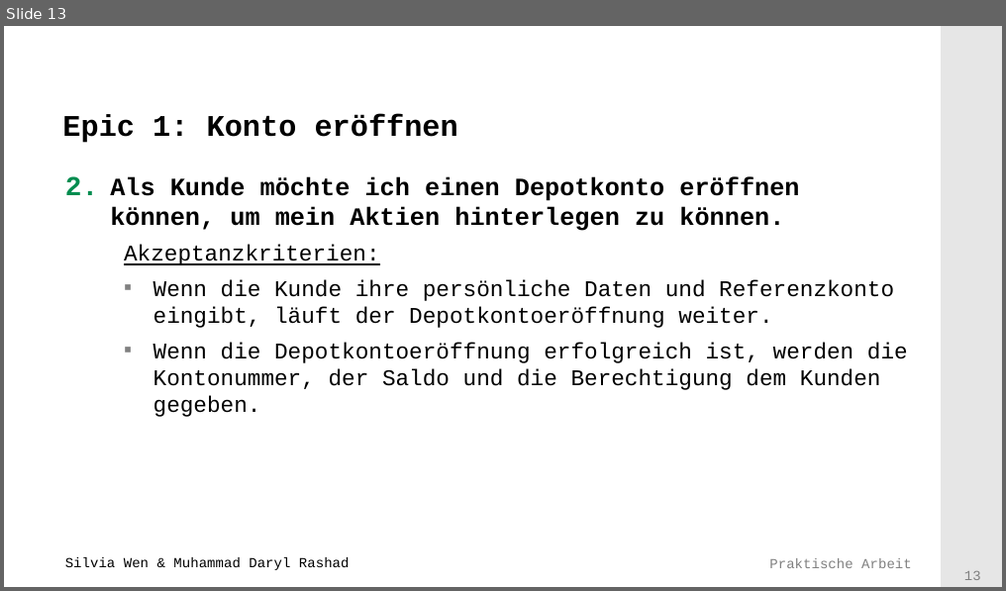
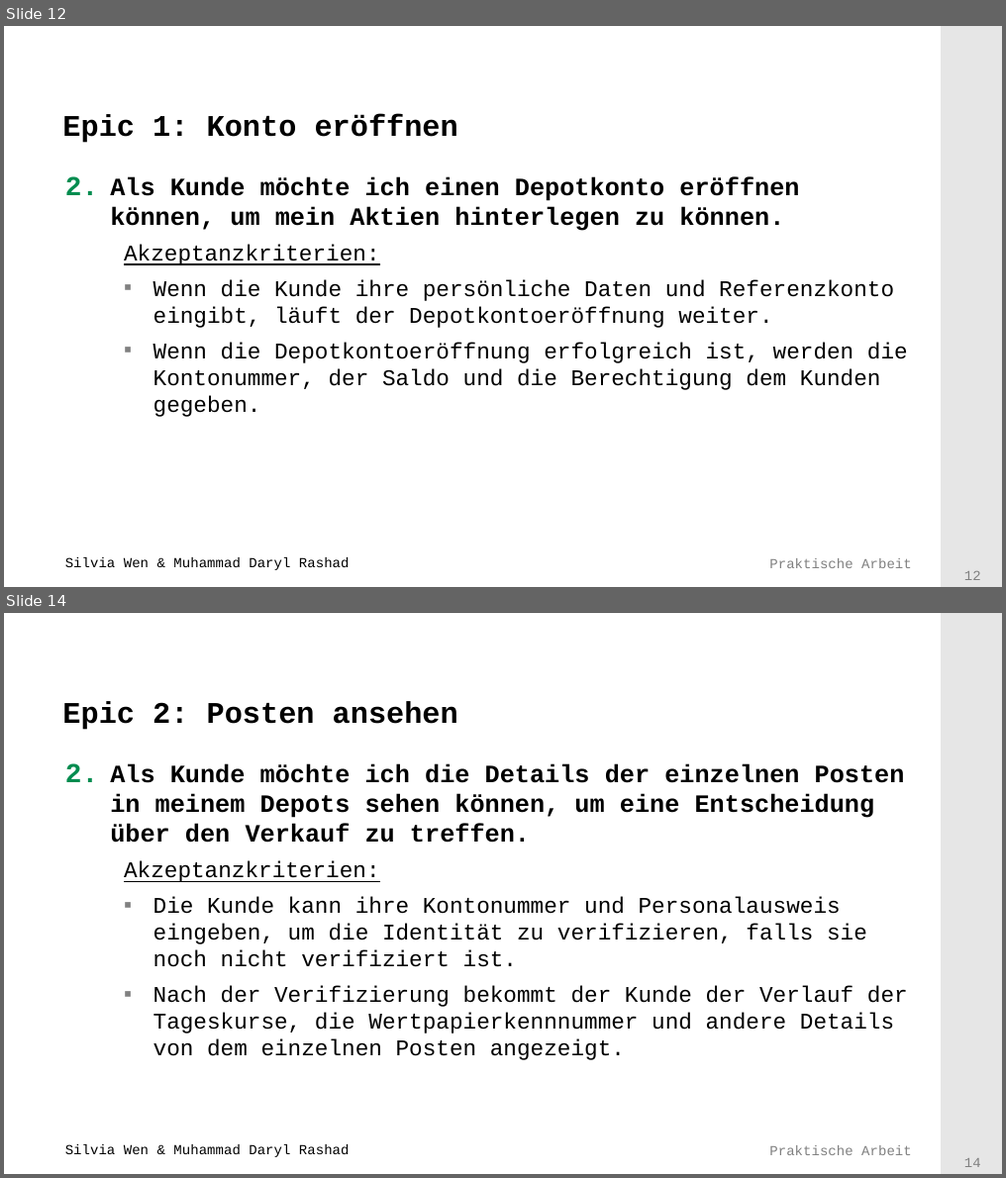
Before and after one commit to Mufasaxi/SimpleBank, a slide deck: Vorlage_Praesentation_2022_Subgroup_2_4_OOA.pptx. Shown one above the other, each under a label of ours: slide 13 before the commit, slides 12 and 14 after it; the slides between them are not shown. The pictures are 1006x591 and 1006x1178 pixels, drawn with LibreOffice and Linux fonts; fonts in the diff are those of the drawing; background and template pictures are left out. Boxes give left, top, right and bottom in pixels: in the first picture for what was removed or moved away, otherwise in the second. Text is boxed around its words. In the diff, an @@ line names an element or a change of style, - is before the commit and + after.

Commit message:
epic and user stories done

```diff
--- a/Vorlage_Praesentation_2022_Subgroup_2_4_OOA.pptx
+++ b/Vorlage_Praesentation_2022_Subgroup_2_4_OOA.pptx
@@ slide 14 added at [4,613,1002,1174], background #FFFFFF; not listed: 4 template elements that a slide beside it also shows @@
@@ title added at [62,701,458,730], 24 pt, text #000000, bold @@
+Epic 2: Posten ansehen
@@ text added at [110,763,908,1060], 18 pt, text #000000 @@
+2. Als Kunde möchte ich die Details der einzelnen Posten in meinem Depots sehen können, um eine Entscheidung über den Verkauf zu treffen.
+    Akzeptanzkriterien:
+    ▪ Die Kunde kann ihre Kontonummer und Personalausweis eingeben, um die Identität zu verifizieren, falls sie noch nicht verifiziert ist.
+    ▪ Nach der Verifizierung bekommt der Kunde der Verlauf der Tageskurse, die Wertpapierkennnummer und andere Details von dem einzelnen Posten angezeigt.
@@ what was slide 13 is now slide 12 @@
```
Also in this commit, not shown: 2 slides changed, 1 slide removed.
